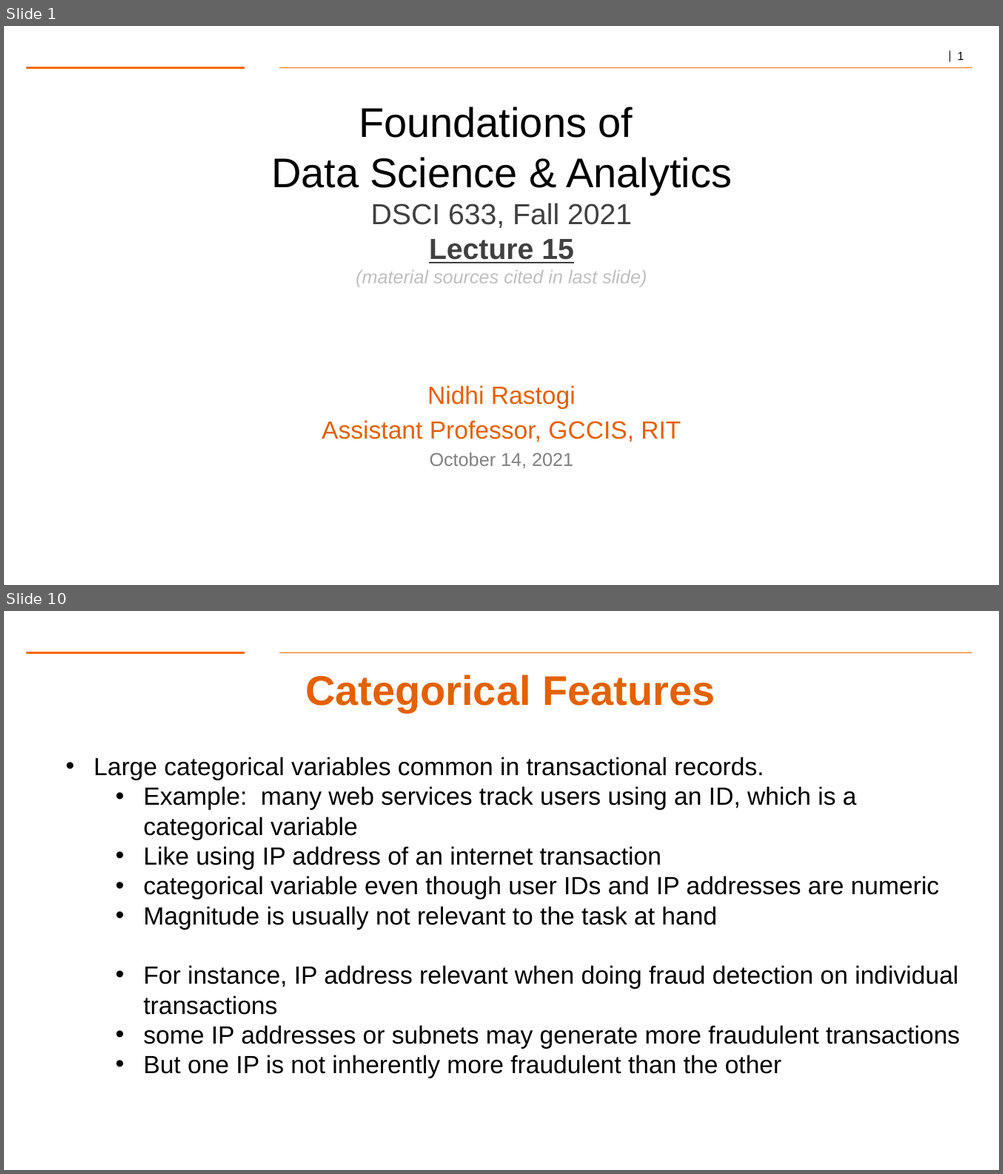
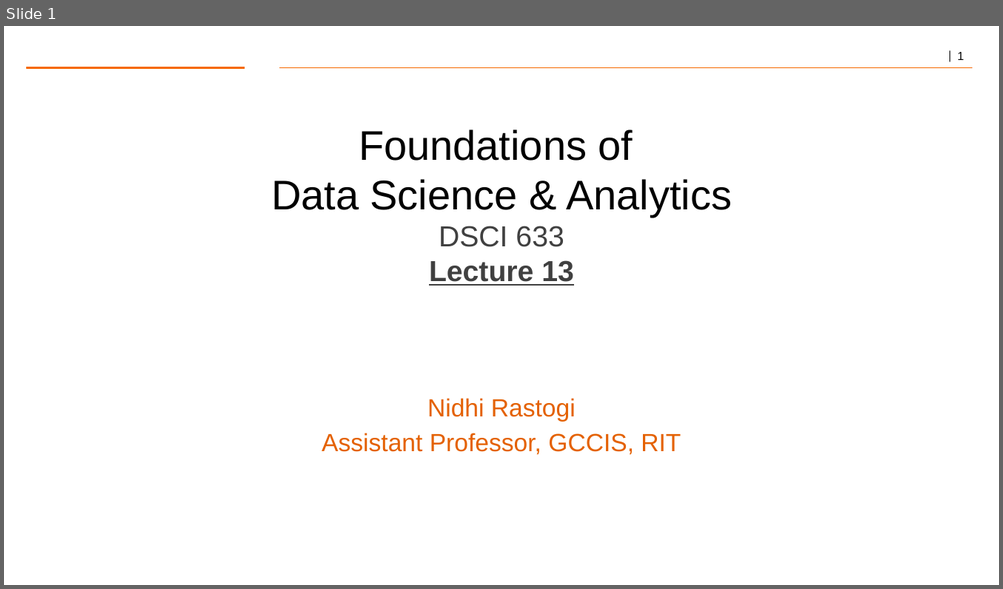
Before and after one commit to gk5951/RIT-DSCI-633-FDS, a slide deck: Syllabus/Lecture13/Lec13.pptx. Shown one above the other, each under a label of ours: slides 1 and 10 before the commit, slide 1 after it; the slides between them are not shown. The pictures are 1003x1174 and 1003x589 pixels, drawn with LibreOffice and Linux fonts; fonts in the diff are those of the drawing; background and template pictures are left out. Boxes give left, top, right and bottom in pixels: in the first picture for what was removed or moved away, otherwise in the second. Text is boxed around its words. In the diff, an @@ line names an element or a change of style, - is before the commit and + after.

```diff
--- a/Syllabus/Lecture13/Lec13.pptx
+++ b/Syllabus/Lecture13/Lec13.pptx
@@ slide 10 removed at (4, 611, 999, 1170), background #FFFFFF; not listed: 2 template elements that a slide beside it also shows @@
@@ title removed at (305, 675, 714, 712) @@
-Categorical Features
@@ text removed at (94, 757, 959, 1079) @@
-• Large categorical variables common in transactional records.
-  • Example: many web services track users using an ID, which is a categorical variable
-  • Like using IP address of an internet transaction
-  • categorical variable even though user IDs and IP addresses are numeric
-  • Magnitude is usually not relevant to the task at hand
-  • For instance, IP address relevant when doing fraud detection on individual transactions
-  • some IP addresses or subnets may generate more fraudulent transactions
-  • But one IP is not inherently more fraudulent than the other
@@ slide 1 changed as well @@
@@ text at (271, 130, 731, 286): text changed @@
-Foundations of
-Data Science & Analytics
-DSCI 633, Fall 2021
-Lecture 15
-(material sources cited in last slide)
+Foundations of
+Data Science & Analytics
+DSCI 633
+Lecture 13
@@ text at (430, 453, 573, 469): paragraph removed @@
-October 14, 2021
```
Also in this commit, not shown: 1 other slide changed, 16 slides added, 35 other slides removed, 11 other files.
